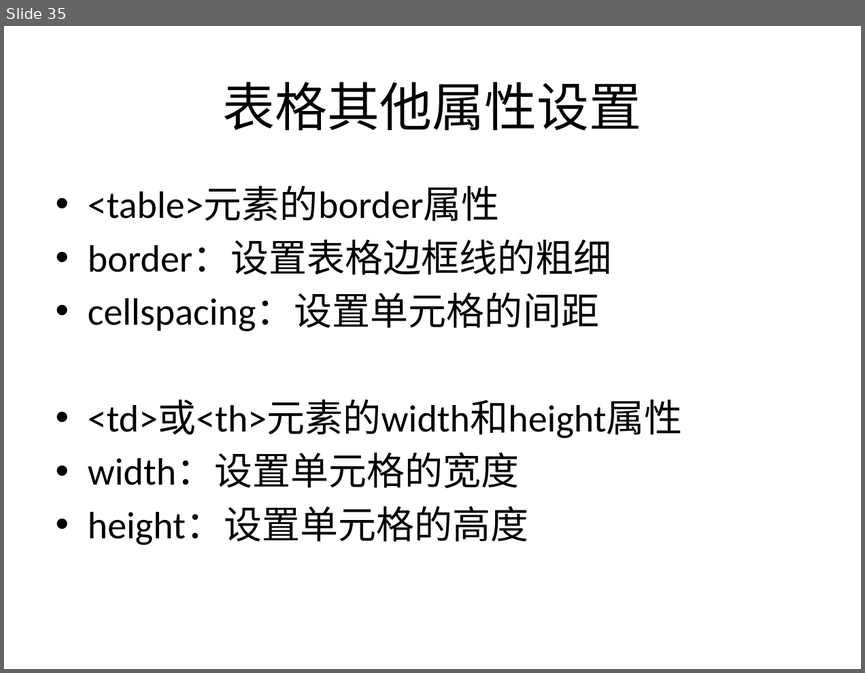
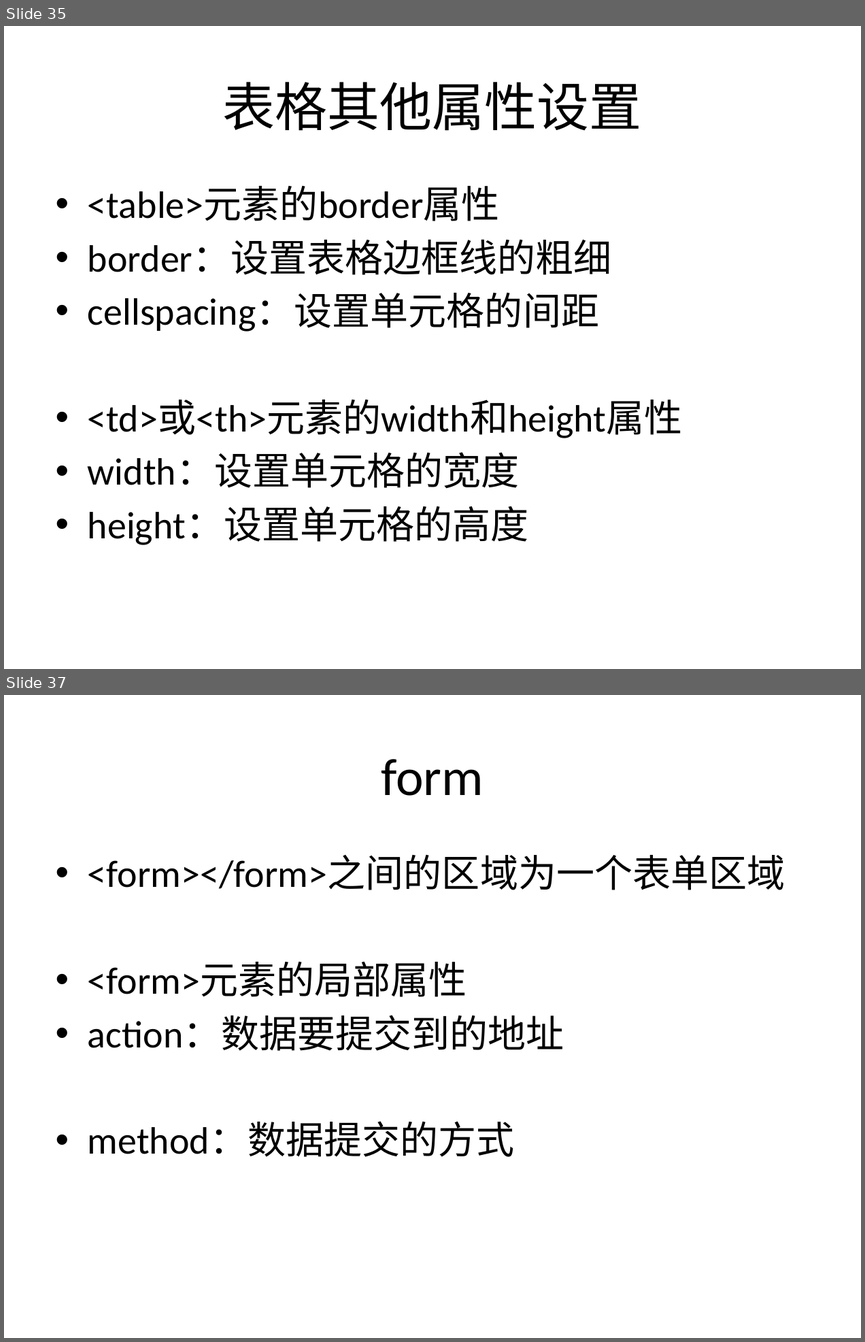
Before and after one commit to sans123wx/class, a slide deck: 网页设计与制作/html元素.pptx. Shown one above the other, each under a label of ours: slide 35 before the commit, slides 35 and 37 after it; the slides between them are not shown. The pictures are 865x673 and 865x1342 pixels, drawn with LibreOffice and Linux fonts; fonts in the diff are those of the drawing. Boxes give left, top, right and bottom in pixels: in the first picture for what was removed or moved away, otherwise in the second. Text is boxed around its words. In the diff, an @@ line names an element or a change of style, - is before the commit and + after.

```diff
--- a/网页设计与制作/html元素.pptx
+++ b/网页设计与制作/html元素.pptx
@@ slide 37 added at [4, 695, 861, 1338], background #FFFFFF @@
@@ title added at [381, 759, 483, 796], 44 pt, text #000000 @@
+form
@@ text added at [88, 855, 785, 1157], 32 pt, text #000000 @@
+• <form></form>之间的区域为一个表单区域
+• <form>元素的局部属性
+• action：数据要提交到的地址
+• method：数据提交的方式
```
Also in this commit, not shown: 6 other slides added, 1 other file.
